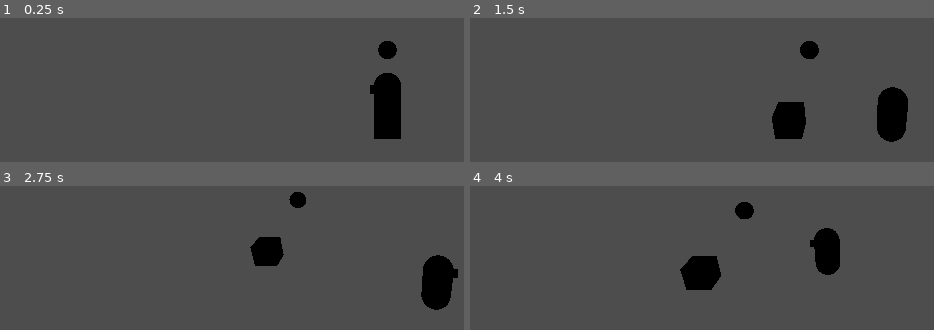
Above: before the commit, frames 1-4 (two rows, left to right).
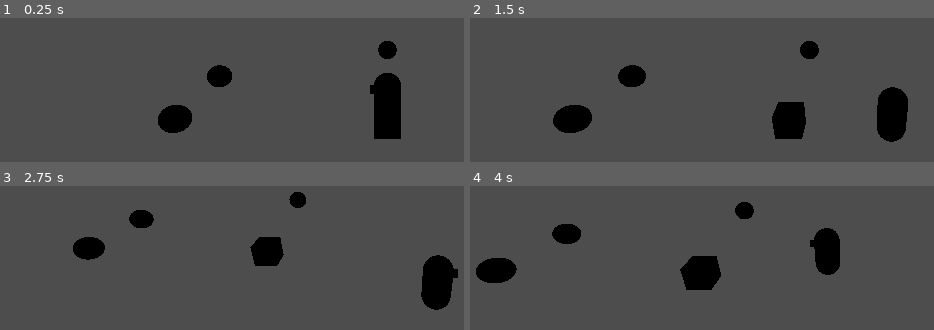
Above: after the commit, the same moments.

Repository: mnedel-ops/tcc
Game: Godot game, scene res://main.tscn
Two runs of this game, one before a commit and one after it. Both use one fixed random seed, a clock stepped at 60 frames per second and the inputs below.
Inputs:
- Up to frame 1 (0.25 s): no input
- Up to frame 2 (1.5 s): tap Enter at 0.5 s; hold D (menu_right) 0.53-1.28 s; hold S (menu_down) from 1.28 s (still down)
- Up to frame 3 (2.75 s): release S (menu_down) at 2.03 s; hold D (menu_right) from 2.03 s (still down)
- Up to frame 4 (4 s): release D (menu_right) at 2.78 s; hold W (menu_up) 2.78-3.53 s; hold A (move_left) from 3.53 s (still down)

The runs differ from the first frame. In frame 1, 1.8% of the frame differs, in the area x 34-50%, y 32-80%; in frame 2, 2.0%, in the area x 17-38%, y 32-80%; in frame 3, 1.4%; in frame 4, 1.9%.

Commit message:
Comecei a fazer a mudanca de fase
Quando o jogador toca na porta, ele vai ser levado para outra fase.

Diff:
--- a/jogo/tcc-movement/Interfaces/menu_game.gd
+++ b/jogo/tcc-movement/Interfaces/menu_game.gd
@@ -3,6 +3,8 @@
 signal menu_opened
 signal menu_closed
 signal menu_button_pressed(button_name: String)
+
+@export var mochila: InventoryData
 
 @export var button_names: PackedStringArray = [
 	"Periodic",
@@ -116,7 +118,14 @@
 		_open_exit_without_saving_popup()
 		return
 
+	if button_name == "Bag":
+		_open_bag()
 	menu_button_pressed.emit(button_name)
+
+#Abrir a mochila.
+func _open_bag():
+	print(mochila.items)
+
 
 # Exit confirmation functions
 func _open_exit_without_saving_popup() -> void:
--- a/jogo/tcc-movement/Player/player.gd
+++ b/jogo/tcc-movement/Player/player.gd
@@ -1,7 +1,8 @@
 extends CharacterBody3D
+class_name Player
 
 const SPEED = 5.0
-@export var mochila: InventoryData
+@export var mochila: Resource
 @onready var mesh: MeshInstance3D = $Mesh #Chamar a malha e alterara a rotacao dela
 @onready var interact_area: Area3D = $Mesh/InteractArea
 
--- a/jogo/tcc-movement/main.tscn
+++ b/jogo/tcc-movement/main.tscn
@@ -4,7 +4,9 @@
 [ext_resource type="Script" uid="uid://i8hwn8g0i6hc" path="res://Player/camera_rig.gd" id="2_0xm2m"]
 [ext_resource type="PackedScene" uid="uid://i02ouo6uredv" path="res://Interfaces/menu_pause.tscn" id="3_h2yge"]
 [ext_resource type="PackedScene" uid="uid://lkv7cq3sslkk" path="res://Inventory/interactable_item.tscn" id="4_1bvp3"]
-[ext_resource type="PackedScene" uid="uid://bjby8yerjjga2" path="res://Interfaces/ui_inventory.tscn" id="5_inventory"]
+[ext_resource type="Resource" uid="uid://bt4psd2exd6eu" path="res://Inventory/inventory.tres" id="4_lquwl"]
+[ext_resource type="Resource" path="res://Inventory/Itens/2ItemGenerico.tres" id="6_7mycd"]
+[ext_resource type="PackedScene" path="res://porta.tscn" id="7_272bh"]
 
 [sub_resource type="BoxShape3D" id="BoxShape3D_7dm0k"]
 size = Vector3(20, 0.5, 20)
@@ -33,18 +35,17 @@
 mesh = SubResource("BoxMesh_0xm2m")
 
 [node name="MenuPause" parent="." unique_id=1170522014 instance=ExtResource("3_h2yge")]
+mochila = ExtResource("4_lquwl")
 
 [node name="InteractableItem" parent="." unique_id=1606038511 groups=["collectible"] instance=ExtResource("4_1bvp3")]
 transform = Transform3D(1, 0, 0, 0, 1, 0, 0, 0, 1, 0, 0, -5.4100204)
 
-[node name="UIInventory" parent="." unique_id=1050769827 instance=ExtResource("5_inventory")]
-anchors_preset = 15
-anchor_right = 1.0
-anchor_bottom = 1.0
-offset_left = 0.0
-offset_top = 0.0
-offset_right = -1076.0
-offset_bottom = -596.0
-grow_horizontal = 2
-grow_vertical = 2
-mochila = null
+[node name="InteractableItem2" parent="." unique_id=1955324893 groups=["collectible"] instance=ExtResource("4_1bvp3")]
+transform = Transform3D(1, 0, 0, 0, 1, 0, 0, 0, 1, -7.5887017, 0, -2.5382733)
+
+[node name="InteractableItem3" parent="." unique_id=110038747 groups=["collectible"] instance=ExtResource("4_1bvp3")]
+transform = Transform3D(1, 0, 0, 0, 1, 0, 0, 0, 1, -7.5887017, 0, 0.56134605)
+item_data = ExtResource("6_7mycd")
+
+[node name="porta" parent="." unique_id=1231842104 instance=ExtResource("7_272bh")]
+transform = Transform3D(1, 0, 0, 0, 1, 0, 0, 0, 1, 0, 0, 8.316041)
--- /dev/null
+++ b/jogo/tcc-movement/porta.gd
@@ -0,0 +1,15 @@
+extends Area3D
+
+
+# Called when the node enters the scene tree for the first time.
+func _ready() -> void:
+	pass # Replace with function body.
+
+
+# Called every frame. 'delta' is the elapsed time since the previous frame.
+func _process(delta: float) -> void:
+	pass
+
+
+func _on_body_entered(body: Player) -> void:
+	print("entrou na porta")
Not shown, added: jogo/tcc-movement/porta.gd.uid
